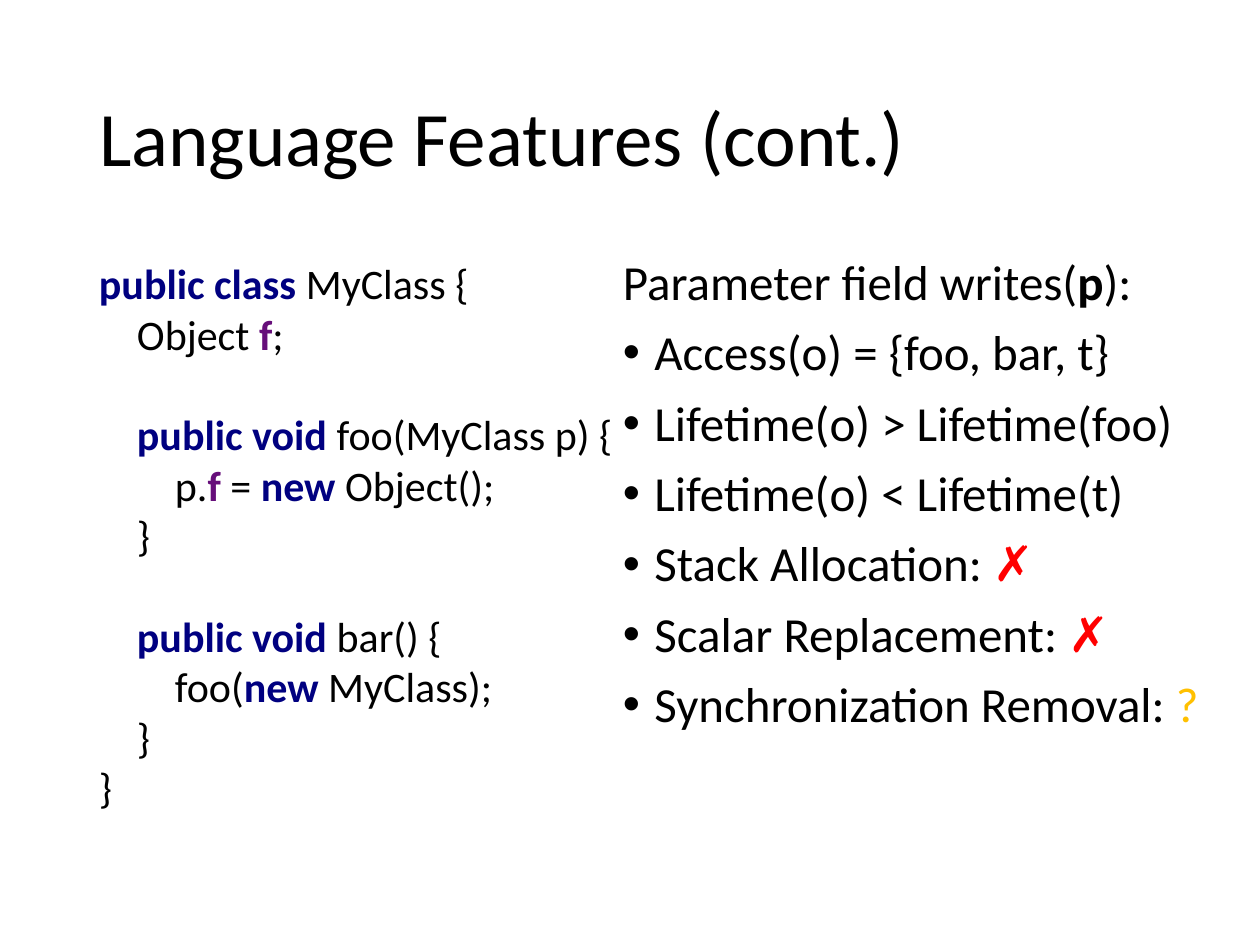
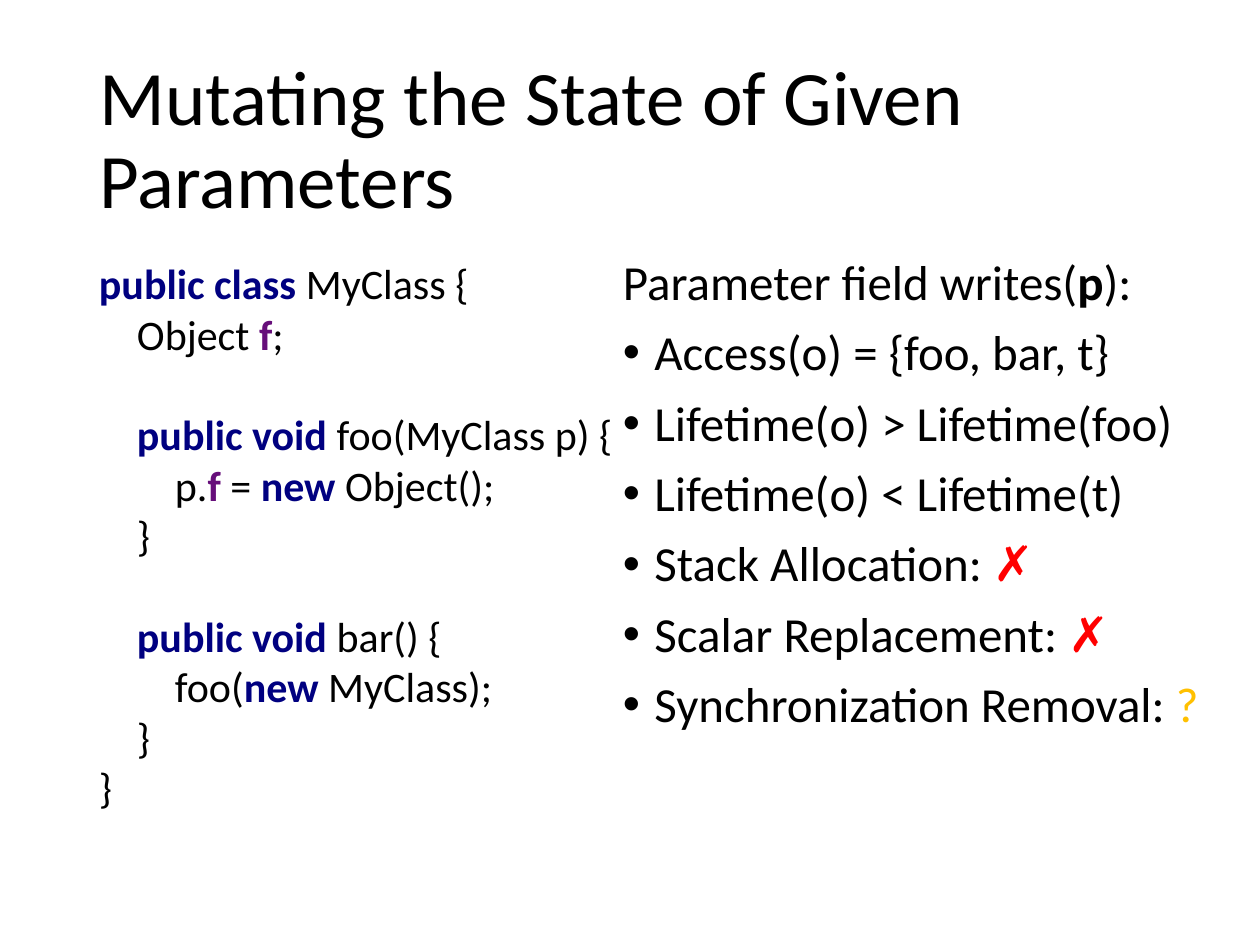
Before and after one commit to stg-tud/apsa, a slide deck: slide 13 of 2019/13-EscapeAnalysis/EscapeAnalysis.pptx. Drawn at 1260x945 pixels with LibreOffice and Linux fonts; fonts in the diff are those of the drawing. Boxes give left, top, right and bottom in pixels: in the first picture for what was removed or moved away, otherwise in the second. Text is boxed around its words. In the diff, an @@ line names an element or a change of style, - is before the commit and + after.

```diff
--- a/2019/13-EscapeAnalysis/EscapeAnalysis.pptx
+++ b/2019/13-EscapeAnalysis/EscapeAnalysis.pptx
@@ title at [99,71,963,209]: text changed @@
-Language Features (cont.)
+Mutating the State of Given Parameters
```
Also in this commit, not shown: 6 other slides changed, 2 other files.
